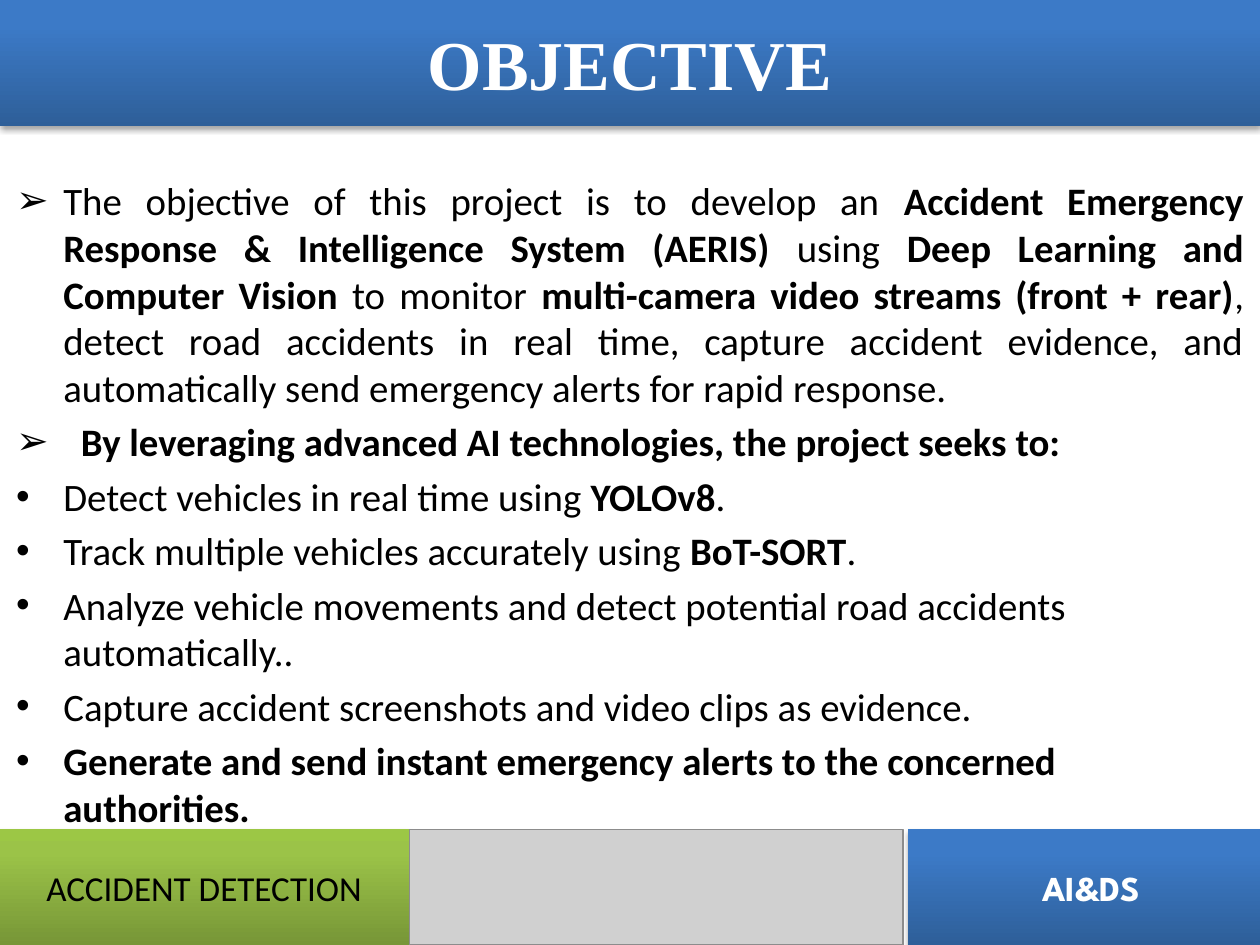
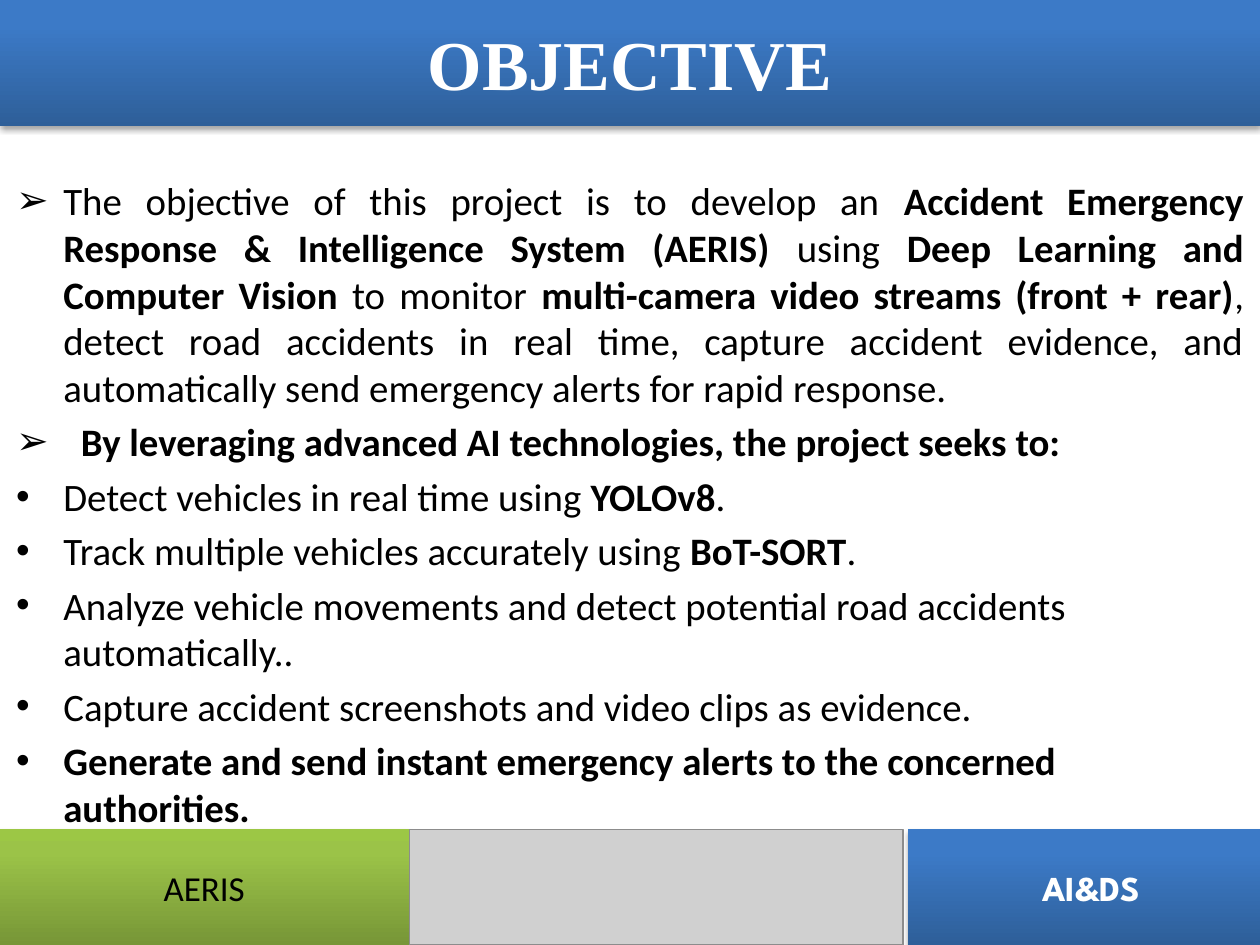
Before and after one commit to nithish3027/AERIS-AI, a slide deck: slide 3 of Mini Project PPT.pptx. Drawn at 1260x945 pixels with LibreOffice and Linux fonts; fonts in the diff are those of the drawing; grey boxes stand for pictures. Boxes give left, top, right and bottom in pixels: in the first picture for what was removed or moved away, otherwise in the second. Text is boxed around its words. In the diff, an @@ line names an element or a change of style, - is before the commit and + after.

Commit message:
Update AERIS accident detection system

```diff
--- a/Mini Project PPT.pptx
+++ b/Mini Project PPT.pptx
@@ text in rectangle at [164, 878, 245, 901]: text changed @@
-ACCIDENT DETECTION
+AERIS
```
Also in this commit, not shown: 7 other slides changed, 1 slide added, 20 other files.
